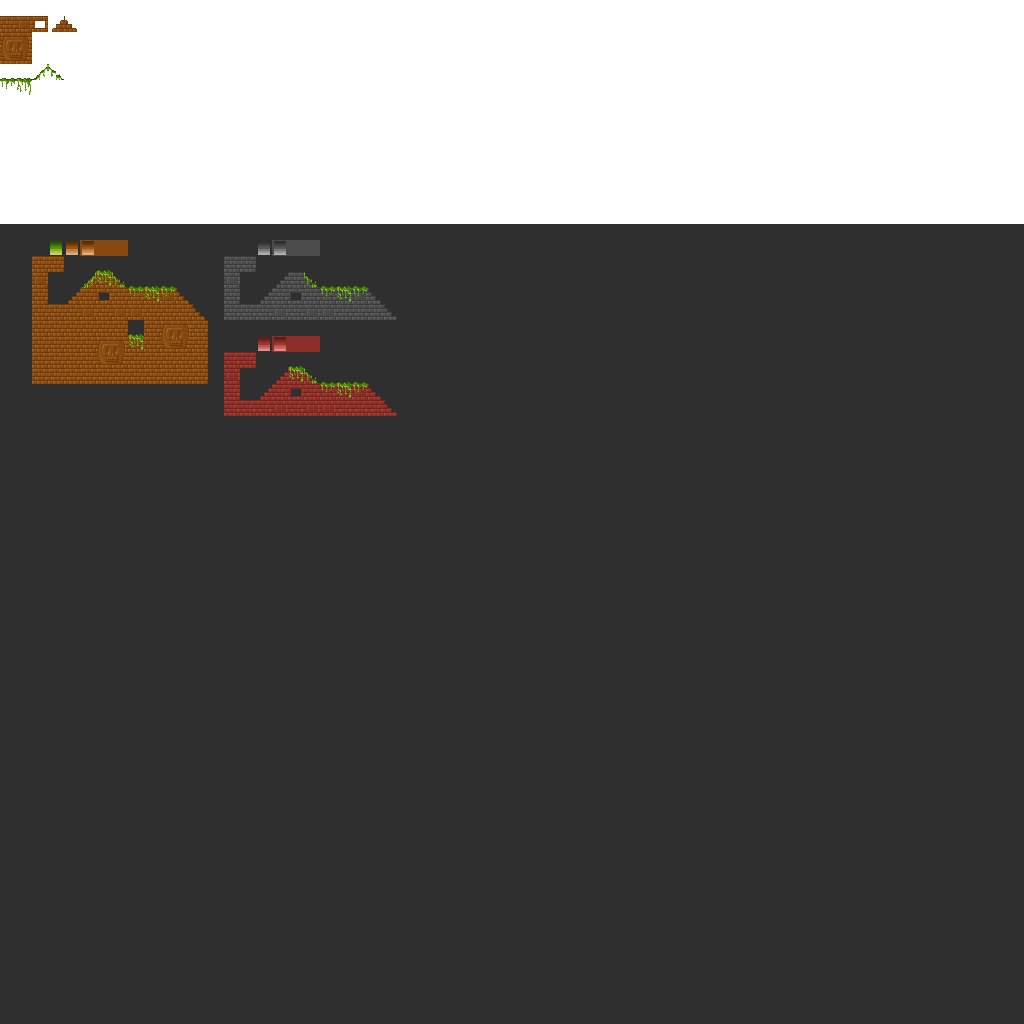
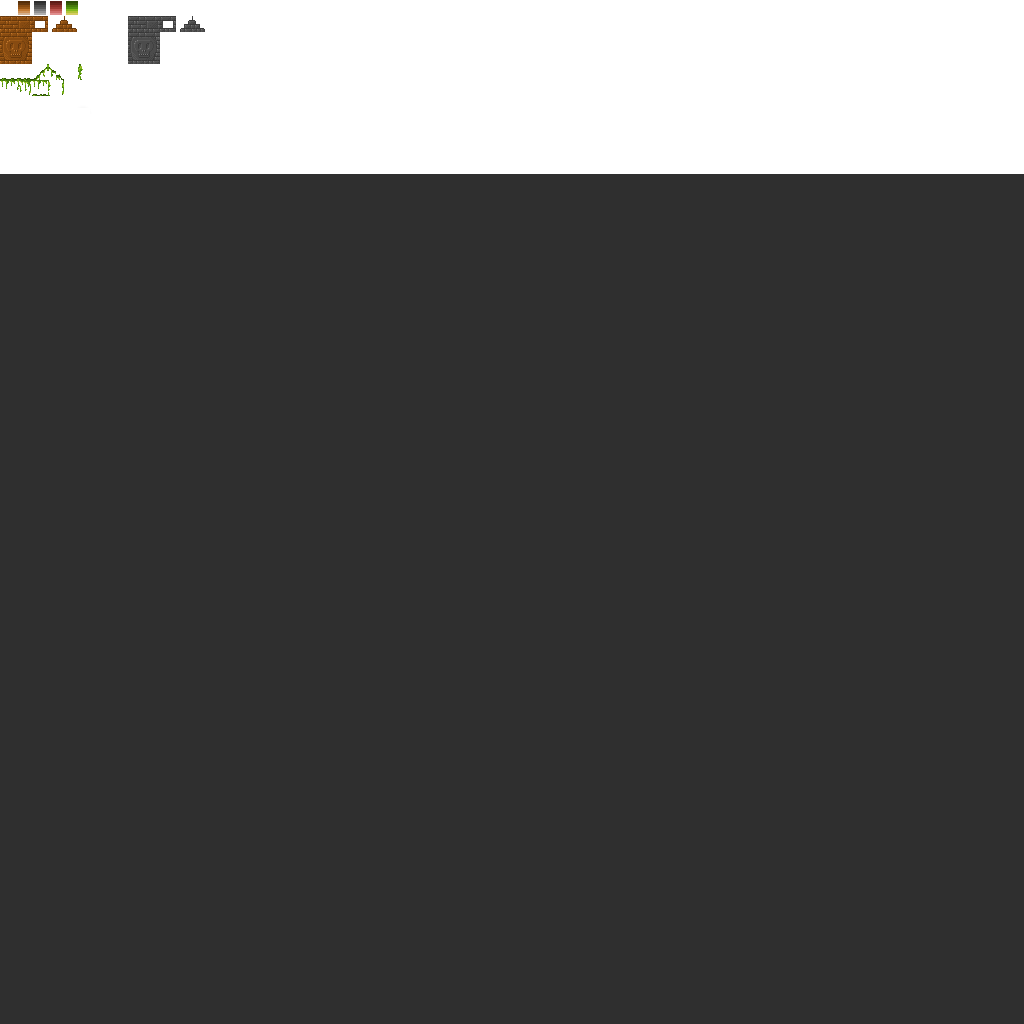
Layers edited between the first and the second 1024px x 1024px image:
painted on "Layer" over [50, 241, 368, 399]
painted on "Background copy" over [18, 1, 397, 416]
painted on "Background" over [0, 174, 1024, 224]
